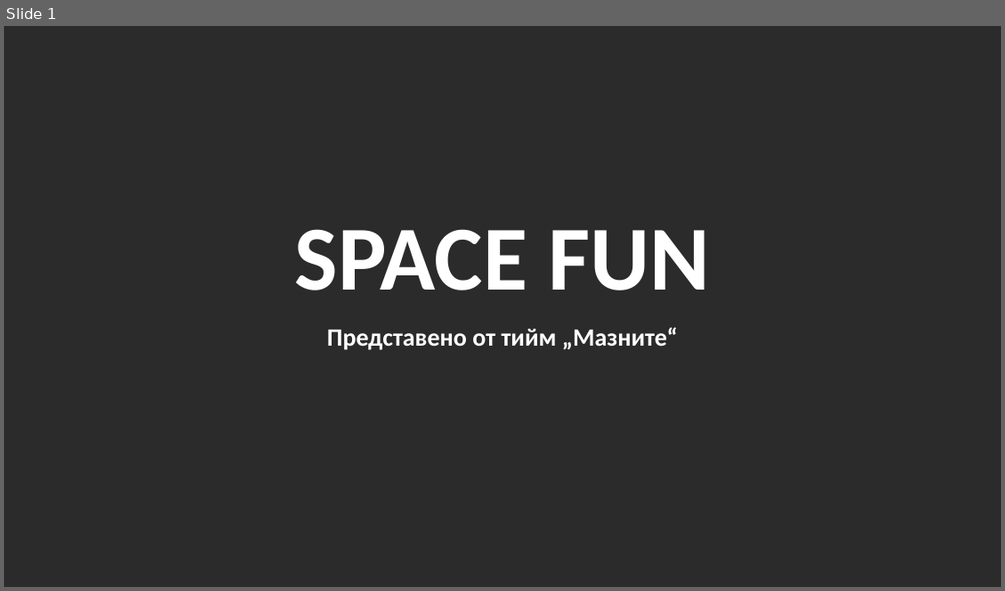
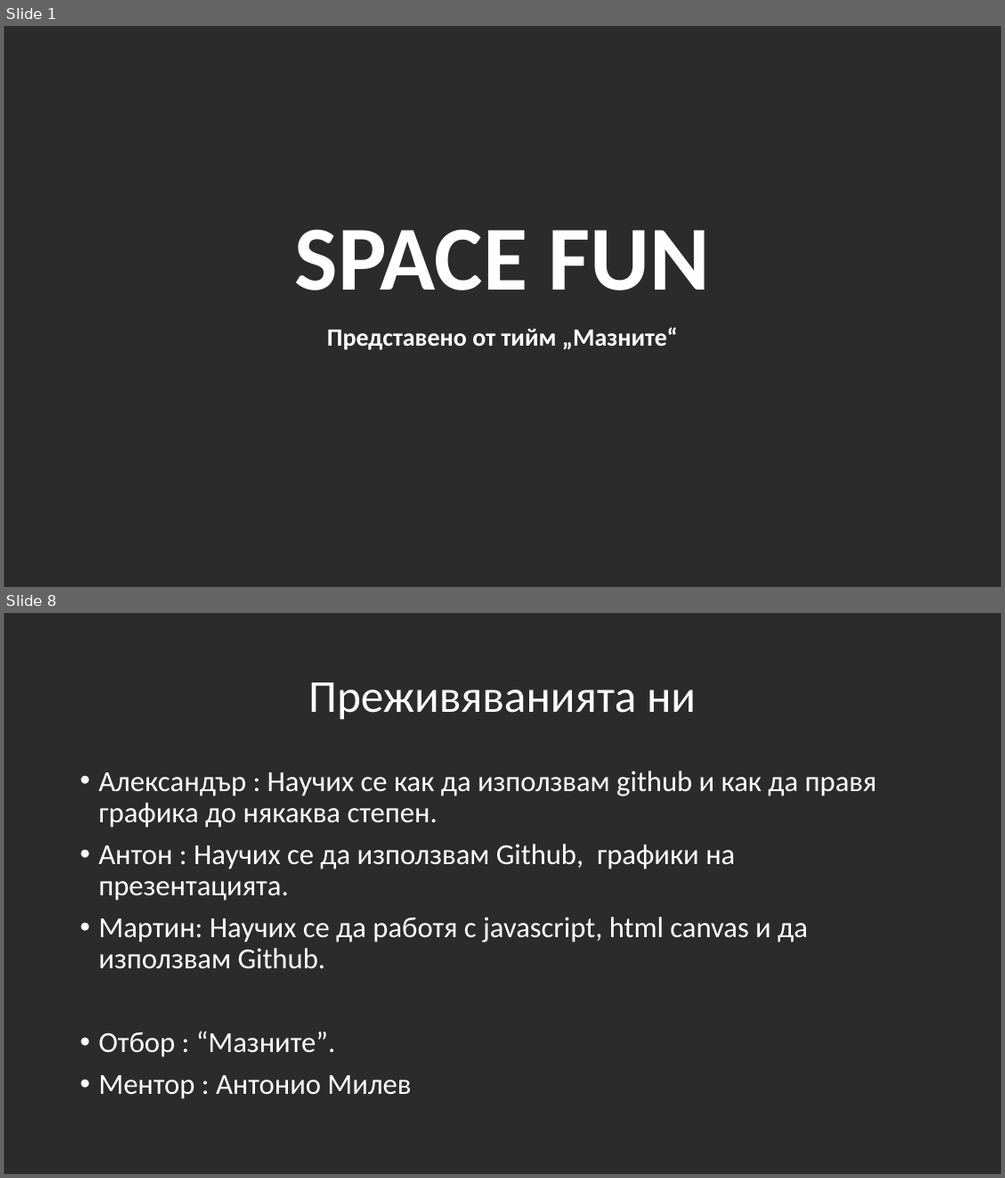
Before and after one commit to Amalino7/Space_recycler, a slide deck: SPACE FUN.pptx. Shown one above the other, each under a label of ours: slide 1 before the commit, slides 1 and 8 after it; the slides between them are not shown. The pictures are 1005x591 and 1005x1178 pixels, drawn with LibreOffice and Linux fonts; fonts in the diff are those of the drawing; background and template pictures are left out; a plain dark background stands for a picture behind light text. Boxes give left, top, right and bottom in pixels: in the first picture for what was removed or moved away, otherwise in the second. Text is boxed around its words. In the diff, an @@ line names an element or a change of style, - is before the commit and + after.

```diff
--- a/SPACE FUN.pptx
+++ b/SPACE FUN.pptx
@@ slide 8 added at [4,613,1001,1174], background picture (left out) @@
@@ title added at [308,682,696,720], 44 pt, text #FFFFFF @@
+Преживяванията ни
@@ text added at [98,771,877,1099], 28 pt, text #FFFFFF @@
+• Александър : Научих се как да използвам github и как да правя графика до някаква степен.
+• Антон : Научих се да използвам Github, графики на презентацията.
+• Мартин: Научих се да работя с javascript, html canvas и да използвам Github.
+• Отбор : “Мазните”.
+• Ментор : Антонио Милев
```
Also in this commit, not shown: 1 slide changed, 6 other slides added.
